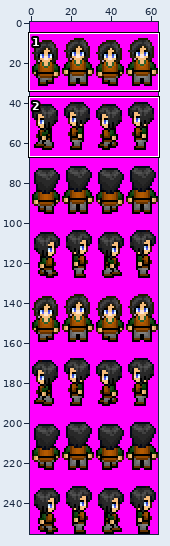
Sprite sheet: characters/DudeSheet.png. The first picture is a wide view before the edit; the outline marks the close-up.
Close-up. Before:
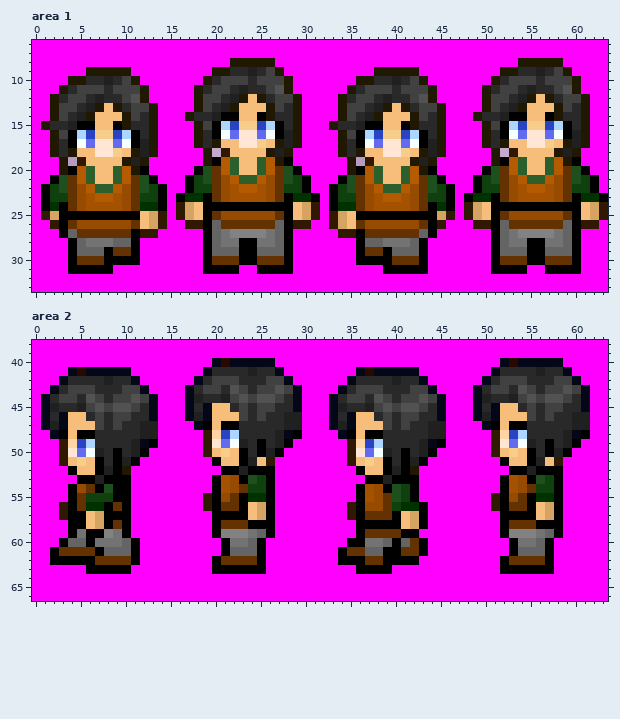
The file is 64x256 pixels. Shown: area 1: x 0..63, y 6..33; area 2: x 0..63, y 38..66. The commit also changed other parts of the picture, which this record leaves out.
And afterwards:
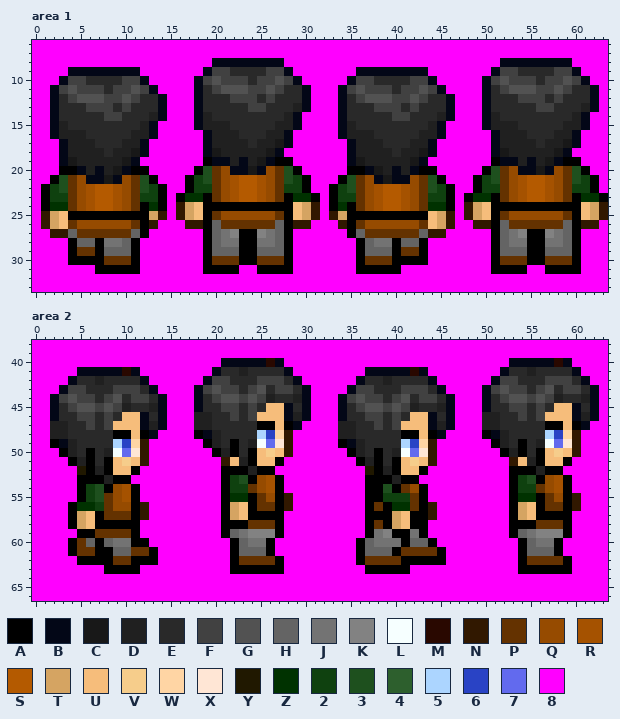
Palette (. is transparent): A #000000  B #030717  C #181818  D #202020  E #292929  F #414141  G #525252  H #646464  J #737373  K #828282  L #f6ffff  M #290800  N #311800  P #643200  Q #964b00  R #a55200  S #b45a00  T #d5a462  U #f6bd7b  V #f6cd8b  W #ffd5a4  X #ffe6d5  Y #201800  Z #003200  2 #0f410f  3 #1e501e  4 #2d5f2d  5 #acd5ff  6 #2943c5  7 #626aee  8 #ff00ff
Changes in this commit:
Changed rows in their new state; - is an unchanged pixel.
Area 1:
first column x 1:
 8 -------------------BBBBBBBB------------------------BBBBBBBB---
 9 ---BBBBBBBB-------BFF--E--FB-------BBBBBBBB-------BFF--E--FB--
10 --BFF--E--FB-----BFG------GFB-----BFF--E--FB-----BFG------GFB-
11 -BFG------GFB----B--GGGFFGFEEB---BFG------GFB----B--GGGFFGFEEB
12 -B--GGGFFGFEEB---BEE-FFFEFEEEB---B--GGGFFGFEEB---BEE-FFFEFEEEB
13 -BEE-FFFEFEEEB---BE-EEEFFEE-DB---BEE-FFFEFEEEB---BE-EEEFFEE-DB
14 -BE-EEEFFEE-DB--8BDEEEEEEE-DB----BE-EEEFFEE-DB--8BDEEEEEEE-DB-
15 8BDEEEEEEE-DB----BDDDEEEEEDDB---8BDEEEEEEE-DB----BDDDEEEEEDDB-
16 -BDDDEEEEEDDB----8BDDDEEEDDB8----BDDDEEEEEDDB----8BDDDEEEDDB8-
17 -8BDDDEEEDDB8----8BDDDDEDDCB8----8BDDDEEEDDB8----8BDDDDEDDCB8-
18 -8BDDDDEDDCB8-----BCDDDDDCB8-----8BDDDDEDDCB8-----BCDDDDDCB8--
19 --BCDDDDDCB8------ABBDBDCBA-------BCDDDDDCB8------ABBDBDCBA---
20 --A-BDBDCBA---------QBBCBQ--------A-BCDBDBA---------QBBCBQ----
21 ----QBBCBQ-----------RSSR-----------QBCBBQ-----------RSSR-----
22 -----RSSR----------------------------RSSR---------------------
23 ----------------------SS------------------------------SS------
24 --Z---SS---A----------------------A---SS---Z------------------
25 --U--------A----------------------A--------U------------------
26 NTU--------AN8------------------8NA--------UTN----------------
27 -NN-------HA8---------AA---------8AH-------NN---------AA------
28 -----HA-J----------------------------J-AH---------------------
29 ----PPAHHH--------------------------HHHAPP--------------------
30 ----AAAPPP--------------------------PPPAAA--------------------
31 ---888--AAA------------------------AAA--888-------------------
Area 2:
first column x 1:
40 -------------------8B----MB------------------------8B----MB---
41 ---8B----MB-------8B--DE--EB-------8B----MB-------8B--DE--EB--
42 --8B--DE--EB-----8B--E--F--EB-----8B--DE--EB-----8B--E--F--EB-
43 -8B--E--F--EB---8B-GFFEFGEF-EB---8B--E--F--EB---8B-GFFEFGEF-EB
44 8B-GFFEFGEF-EB--8B-FGGFGFDE-DB--8B-GFFEFGEF-EB--8B-FGGFGFDE-DB
45 8B-FGGFGFDE-DB--8BEEFFEFEUUBEB--8B-FGGFGFDE-DB--8BEEFFEFEUUBEB
46 8BEEFFEFEUUBEB--8-DEEFEFUUUB-B--8BEEFFEFEUUBEB--8-DEEFEFUUUB-B
47 8-DEEFEFUUUB-B---DDEEE--AAUAB---8-DEEFEFUUUB-B---DDEEE--AAUAB-
48 -DDEEE--AAUAB----ABDEE--56WN8----DDEEE--AAUAB----ABDEE--56WN8-
49 -ABDEE--56WN8-----ADEAEDL7XN-----ABDEE--56WN8-----ADEAEDL7XN--
50 --ADEAEDL7XN------8ADAEAUVUN------ADEAEDL7XN------8ADAEAUVUN--
51 --8ADAEAUVUN-------8N-DA-UA-------8ADAEAUVUN-------8N-DA-UA---
52 ---8YADAUUA-----------AD-----------8YADAUUA-----------AD------
53 ------AD-----------8A23AQRA-----------AD-----------8A23AQRA---
54 ---8A23AQRA--------8A22PQRA--------8AA3APQA--------8A22PQRA---
55 ---8A-3PQRA-------88AZZAPQAN-------8AA22-PA-------88AZZAPQAN--
56 --8-Z-2PQQAN------88ATUAPPAN------88APAZ-P-N------88ATUAPPAN--
57 --8-T-APPPAN-------8-TUAA-A-------88AAAT-A-N-------8-TUAA-A---
58 ----T-A-A-A--------8AAAPPPA--------8-P-T-A---------8AAAPPPA---
59 ---8A-PPPPA--------8AHJKKKA--------8AJKA-JA--------8AHJKKKA---
60 --8APHAH-J-A--------8AHJJA--------8-H-JJAHHA--------8AHJJA----
61 -88A---A--PPA-------8A--HA-------88A--H---PPA-------8A--HA----
62 -888--AA---AA------88A--PPA------88---PP--AAA------88A--PPA---
63 -----88---A--------88----AA--------8---AA----------88----AA---
Pixel boxes of the changes (left, top, right, bottom) in both close-ups:
changed: (41, 58, 599, 274)
changed: (41, 358, 599, 574)
